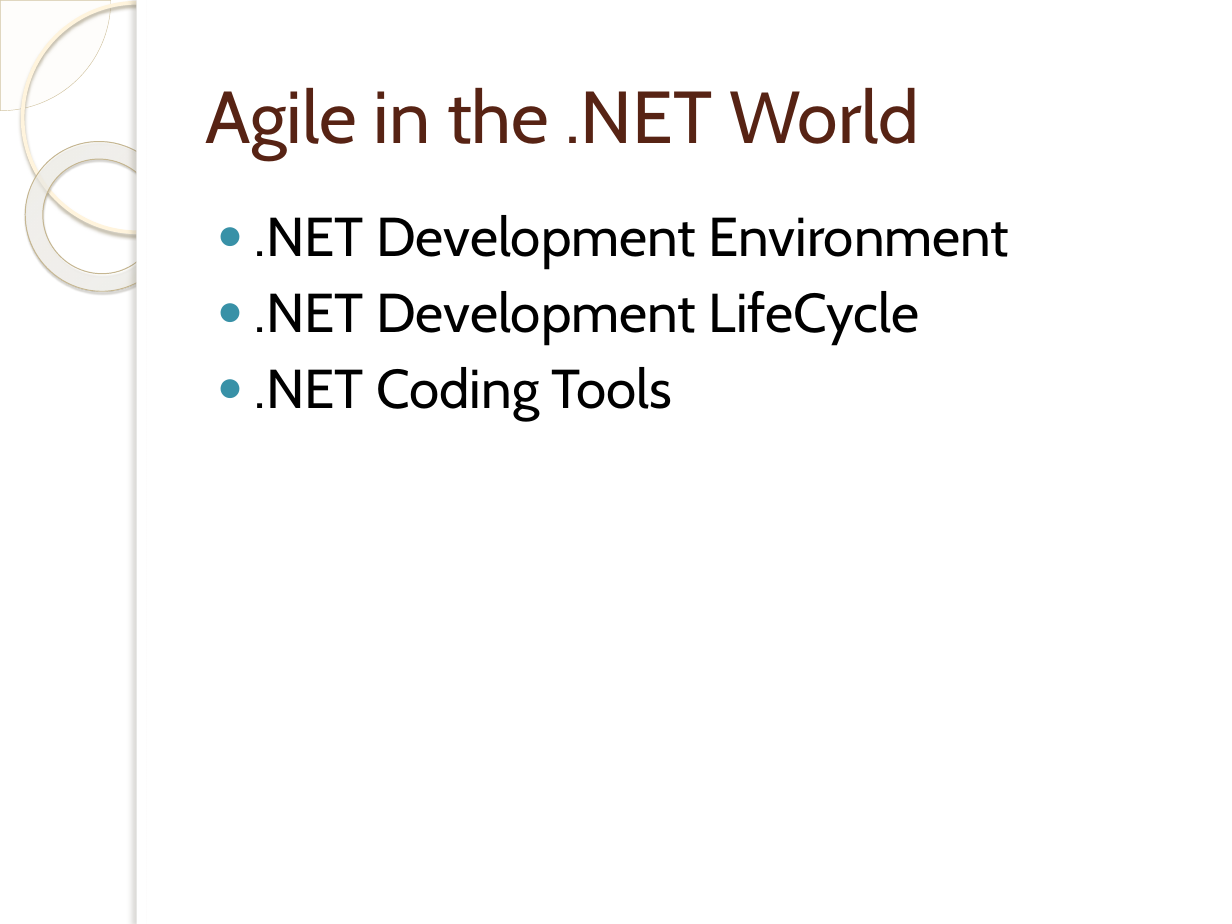
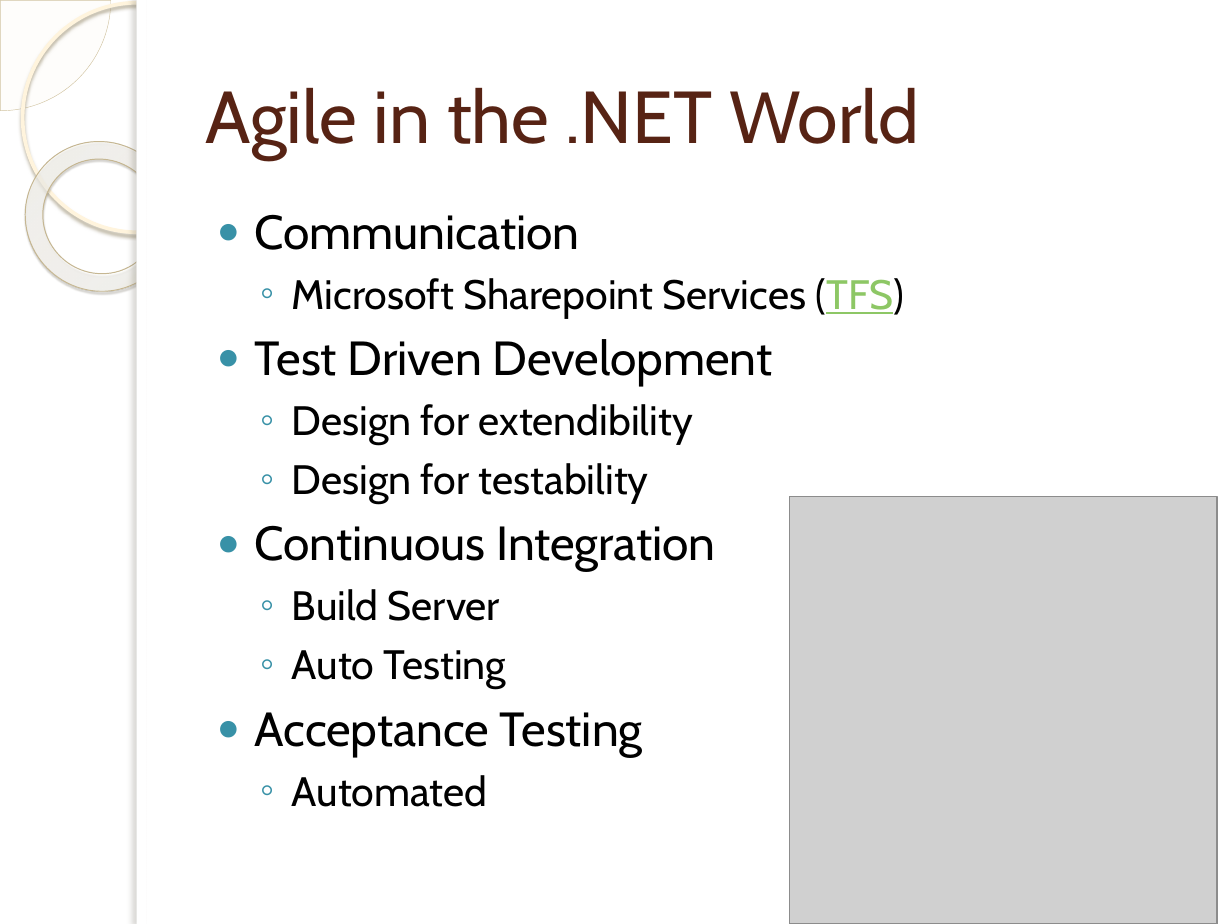
Before and after one commit to michelgrootjans/foresee, a slide deck: slide 2 of Agile.net/dotnet.pptx. Drawn at 1232x924 pixels with LibreOffice and Linux fonts; fonts in the diff are those of the drawing; grey boxes stand for pictures; background and template pictures are left out. Boxes give left, top, right and bottom in pixels: in the first picture for what was removed or moved away, otherwise in the second. Text is boxed around its words. In the diff, an @@ line names an element or a change of style, - is before the commit and + after.

```diff
--- a/Agile.net/dotnet.pptx
+++ b/Agile.net/dotnet.pptx
@@ text at (x1=255, y1=214, x2=904, y2=807): text changed; size 32 to 24 pt @@
-● .NET Development Environment
-● .NET Development LifeCycle
-● .NET Coding Tools
+● Communication
+  ◦ Microsoft Sharepoint Services (TFS)
+● Test Driven Development
+  ◦ Design for extendibility
+  ◦ Design for testability
+● Continuous Integration
+  ◦ Build Server
+  ◦ Auto Testing
+● Acceptance Testing
+  ◦ Automated
@@ picture added at (x1=790, y1=496, x2=1217, y2=924) @@
```
Also in this commit, not shown: 4 other slides changed, 3 slides added, 2 slides removed, 1 other file.
